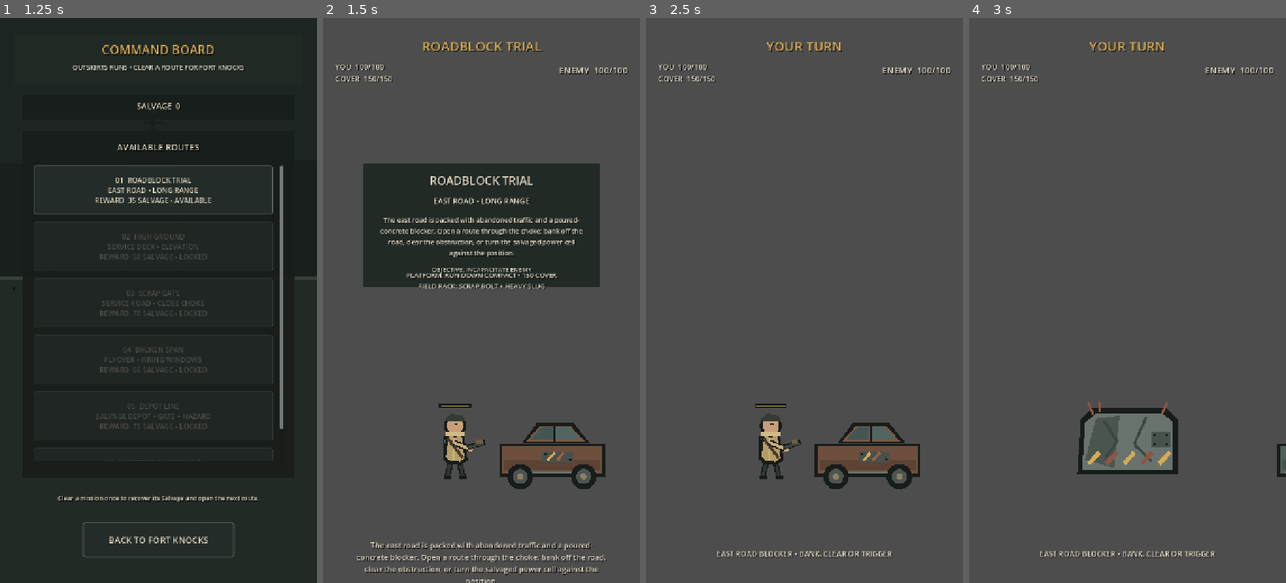
Above: before the commit, frames 1-4 (left to right).
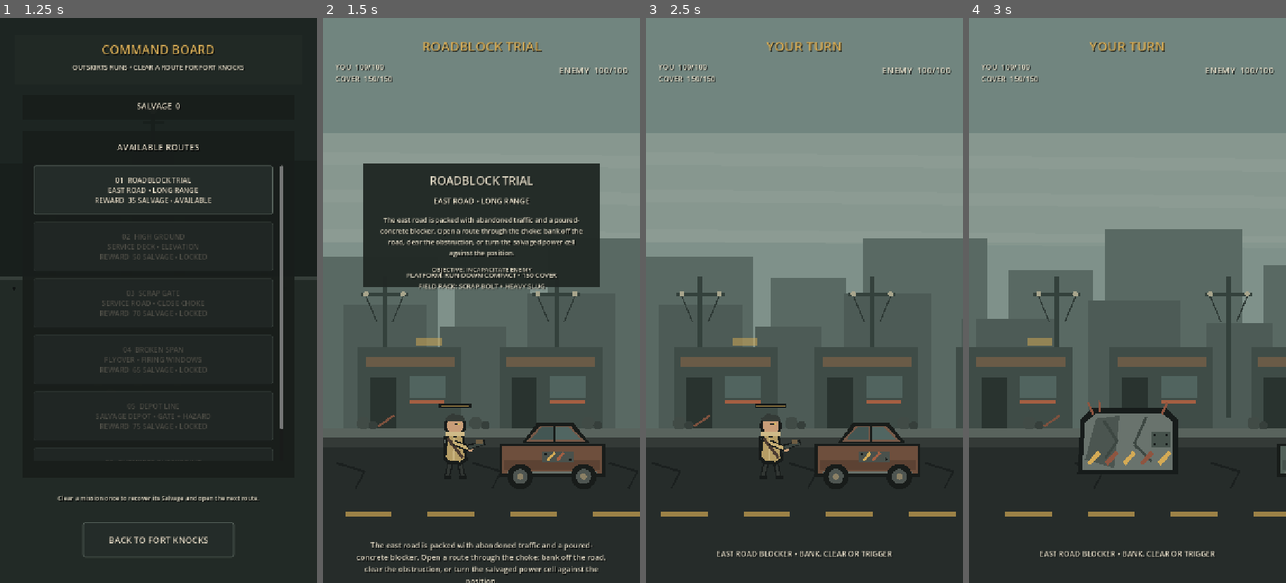
Above: after the commit, the same moments.

Repository: phantompixel-developer/FortKnocks
Game: Godot game, scene res://game/core/app.tscn
Two runs of this game, one before a commit and one after it. Both use one fixed random seed, a clock stepped at 60 frames per second and the inputs below.
Inputs (mouse positions are in pixels of both pictures, inside the frame that each line leads up to):
- Up to frame 1 (1.25 s): click "COMMAND BOARD CHOOSE THE NEXT…" at 0.5 s
- Up to frame 2 (1.5 s): click "01 ROADBLOCK TRIAL EAST ROAD …" at 1.25 s
- Up to frame 3 (2.5 s): tap Enter at 2 s; move the mouse to (874, 272) at 2.02 s; click (874, 272) at 2.17 s
- Up to frame 4 (3 s): drag from (1064, 328) to (1111, 413) at 2.77 s

Frame 1 is identical in both runs. In frame 2, 62% of the frame differs, in the area x 0-100%, y 0-100%; in frame 3, 80%; in frame 4, 81%.
Error before the commit: Parse Error: Cannot infer the type of "p" variable because the value doesn't have a set type. (res://game/battle/battlefield_visual.gd:113)

Commit message:
fix: harden GDScript vector inference

Diff:
--- a/game/battle/battlefield_visual.gd
+++ b/game/battle/battlefield_visual.gd
@@ -3,6 +3,11 @@
 const WORLD_WIDTH := 2160.0
 const WORLD_HEIGHT := 1280.0
 const ROAD_TOP := 930.0
+const SCRAP_STACK_OFFSETS: Array[Vector2] = [
+	Vector2(0, 0),
+	Vector2(32, -44),
+	Vector2(86, -9),
+]
 
 var _variant := 0
 
@@ -109,8 +114,8 @@
 	draw_line(Vector2(955, 640), Vector2(820, 760), Color("303a36"), 10.0)
 
 func _draw_scrap_stack(origin: Vector2) -> void:
-	for offset in [Vector2(0, 0), Vector2(32, -44), Vector2(86, -9)]:
-		var p := origin + offset
+	for offset in SCRAP_STACK_OFFSETS:
+		var p: Vector2 = origin + offset
 		draw_rect(Rect2(p.x, p.y - 48, 132, 42), Color("4b5550"))
 		draw_circle(Vector2(p.x + 28, p.y - 4), 18.0, Color("252c29"))
 		draw_circle(Vector2(p.x + 105, p.y - 4), 18.0, Color("252c29"))
